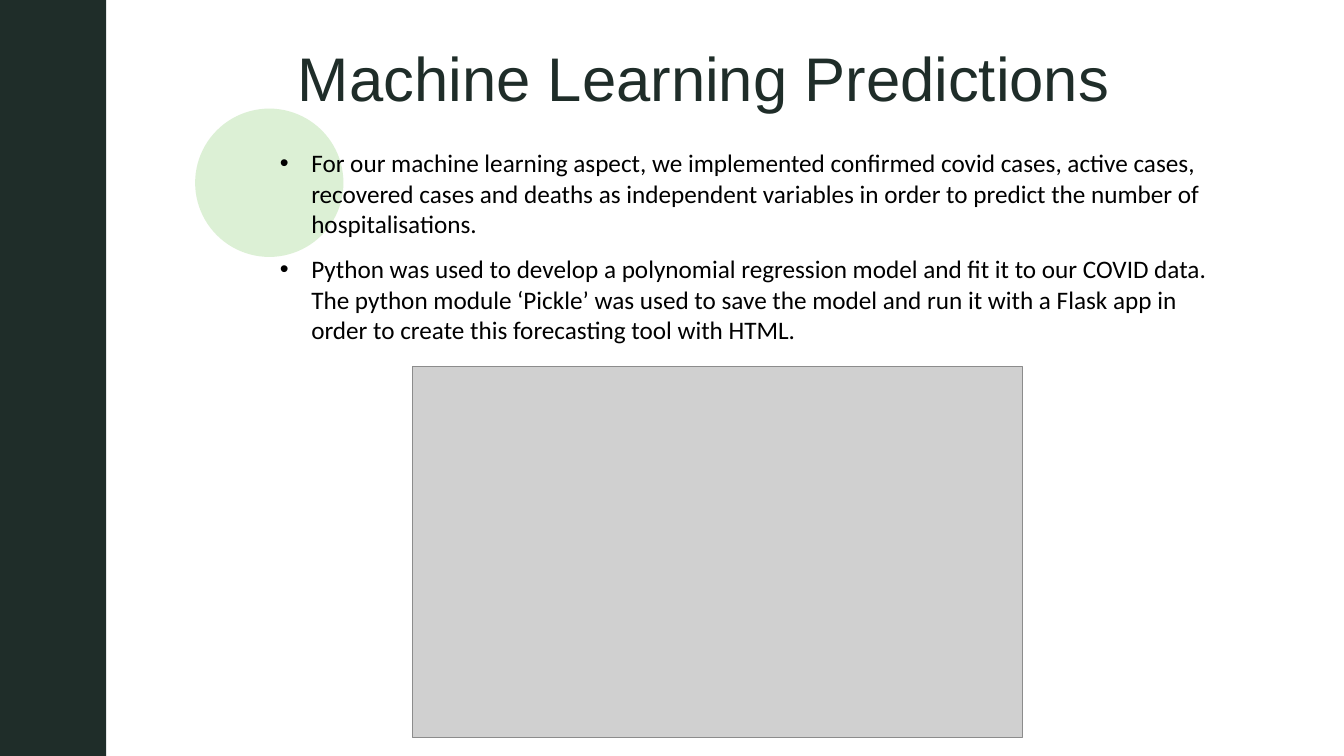
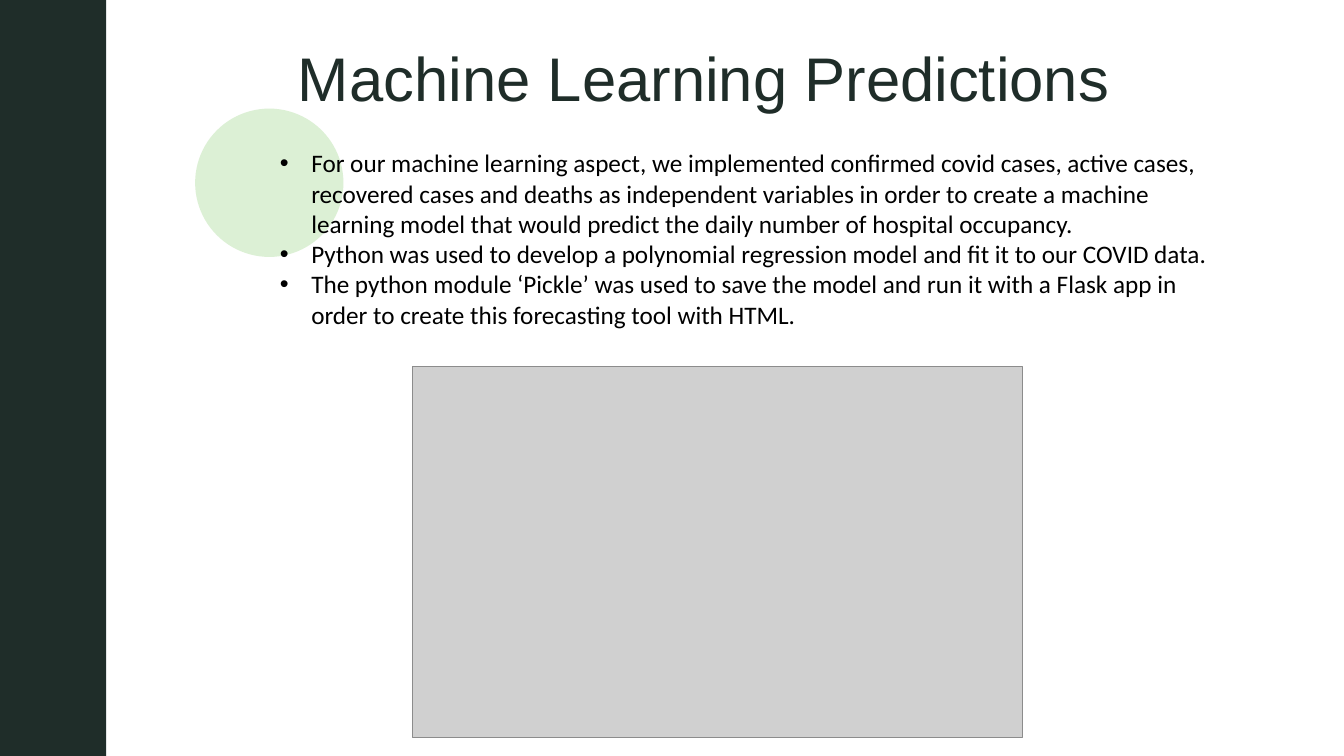
Before and after one commit to MikeMurf/23-Final-Project, a slide deck: slide 6 of Presentation/Final-Project_draft_v0.1.pptx (slide 7 before the commit). Drawn at 1344x756 pixels with LibreOffice and Linux fonts; fonts in the diff are those of the drawing; grey boxes stand for pictures; background and template pictures are left out. Boxes give left, top, right and bottom in pixels: in the first picture for what was removed or moved away, otherwise in the second. Text is boxed around its words. In the diff, an @@ line names an element or a change of style, - is before the commit and + after.

```diff
--- a/Presentation/Final-Project_draft_v0.1.pptx
+++ b/Presentation/Final-Project_draft_v0.1.pptx
@@ text at (311, 152, 1206, 329): text changed @@
-• For our machine learning aspect, we implemented confirmed covid cases, active cases, recovered cases and deaths as independent variables in order to predict the number of hospitalisations.
-• Python was used to develop a polynomial regression model and fit it to our COVID data. The python module ‘Pickle’ was used to save the model and run it with a Flask app in order to create this forecasting tool with HTML.
+• For our machine learning aspect, we implemented confirmed covid cases, active cases, recovered cases and deaths as independent variables in order to create a machine learning model that would predict the daily number of hospital occupancy.
+• Python was used to develop a polynomial regression model and fit it to our COVID data.
+• The python module ‘Pickle’ was used to save the model and run it with a Flask app in order to create this forecasting tool with HTML.
```
Also in this commit, not shown: 1 other slide changed, 1 slide removed, 5 other files.
